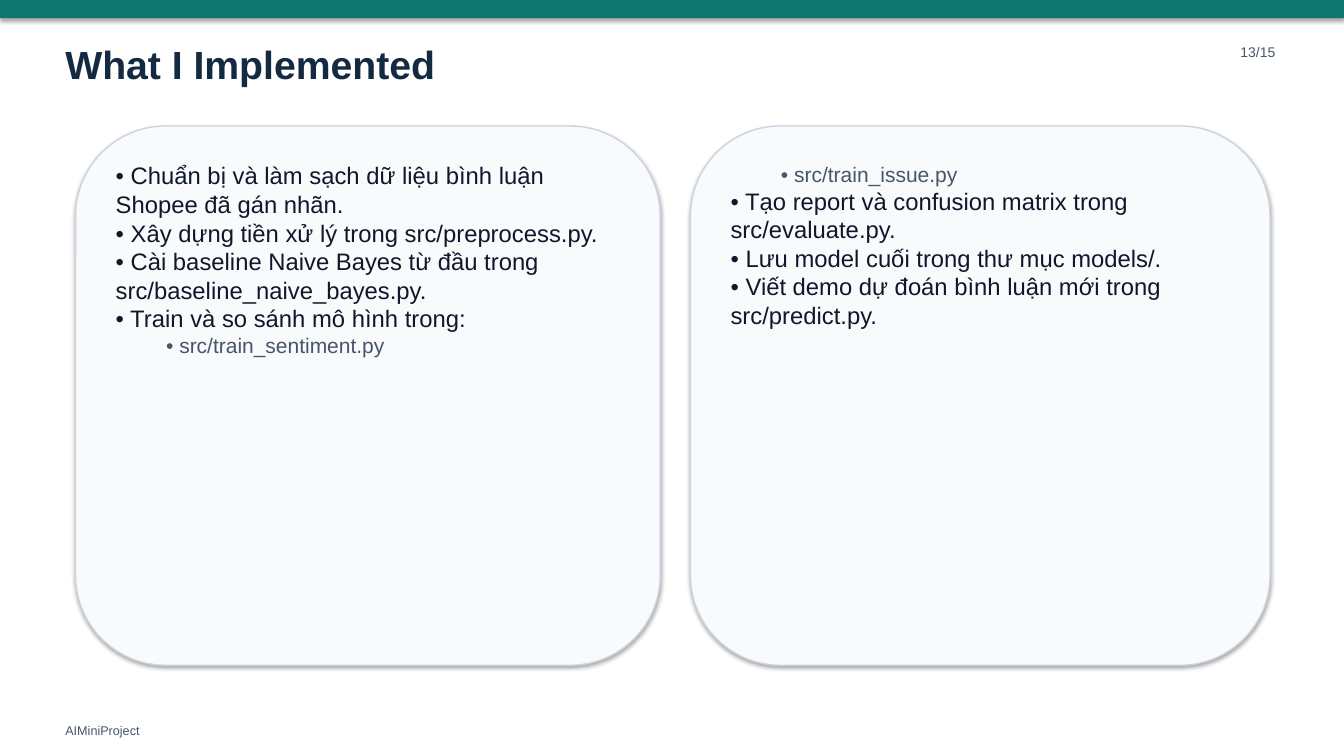
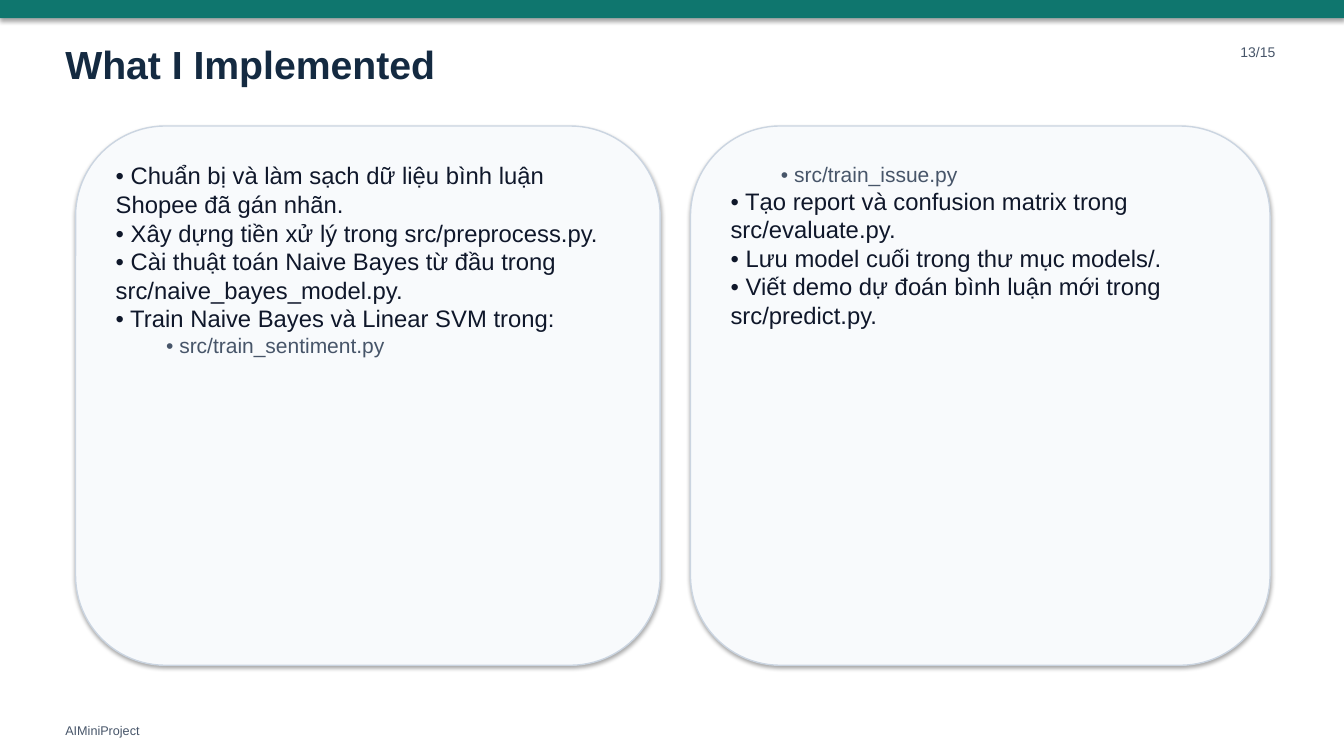
Before and after one commit to luongkien25/AIMiniProject, a slide deck: slide 13 of slides/AIMiniProject_presentation.pptx. Drawn at 1344x756 pixels with LibreOffice and Linux fonts; fonts in the diff are those of the drawing. Boxes give left, top, right and bottom in pixels: in the first picture for what was removed or moved away, otherwise in the second. Text is boxed around its words. In the diff, an @@ line names an element or a change of style, - is before the commit and + after.

Commit message:
Move Naive Bayes training into task scripts

```diff
--- a/slides/AIMiniProject_presentation.pptx
+++ b/slides/AIMiniProject_presentation.pptx
@@ text at [116, 251, 555, 332]: text changed @@
-• Cài baseline Naive Bayes từ đầu trong src/baseline_naive_bayes.py.
-• Train và so sánh mô hình trong:
+• Cài thuật toán Naive Bayes từ đầu trong src/naive_bayes_model.py.
+• Train Naive Bayes và Linear SVM trong:
```
Also in this commit, not shown: 10 other files.
